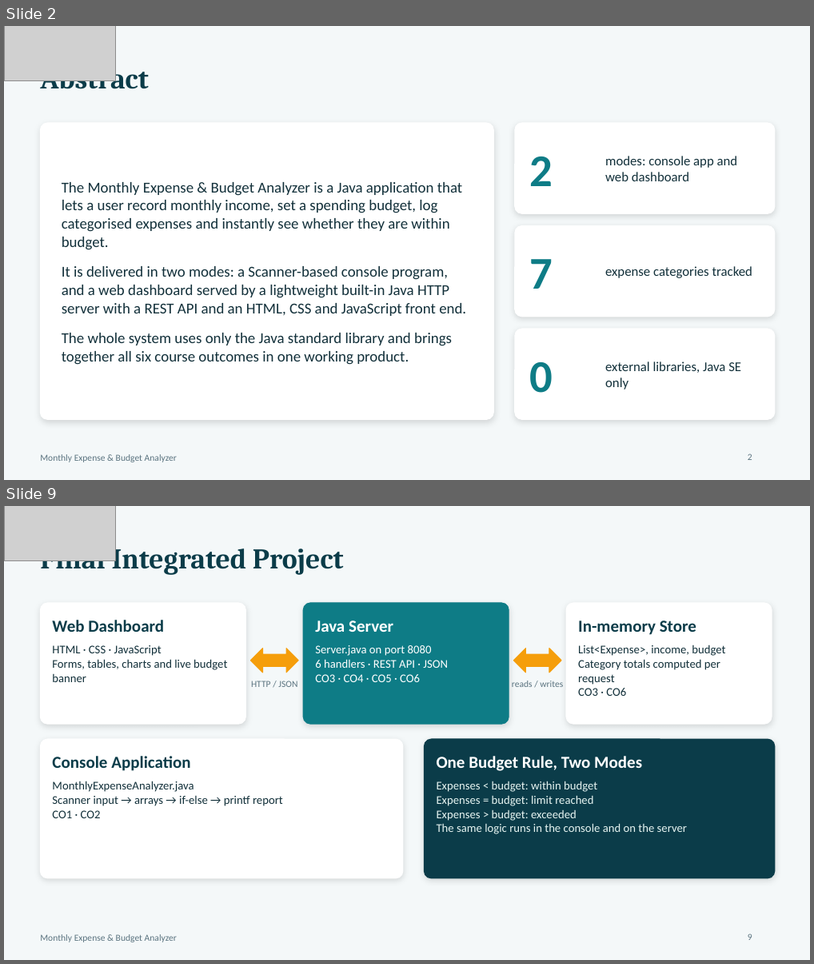
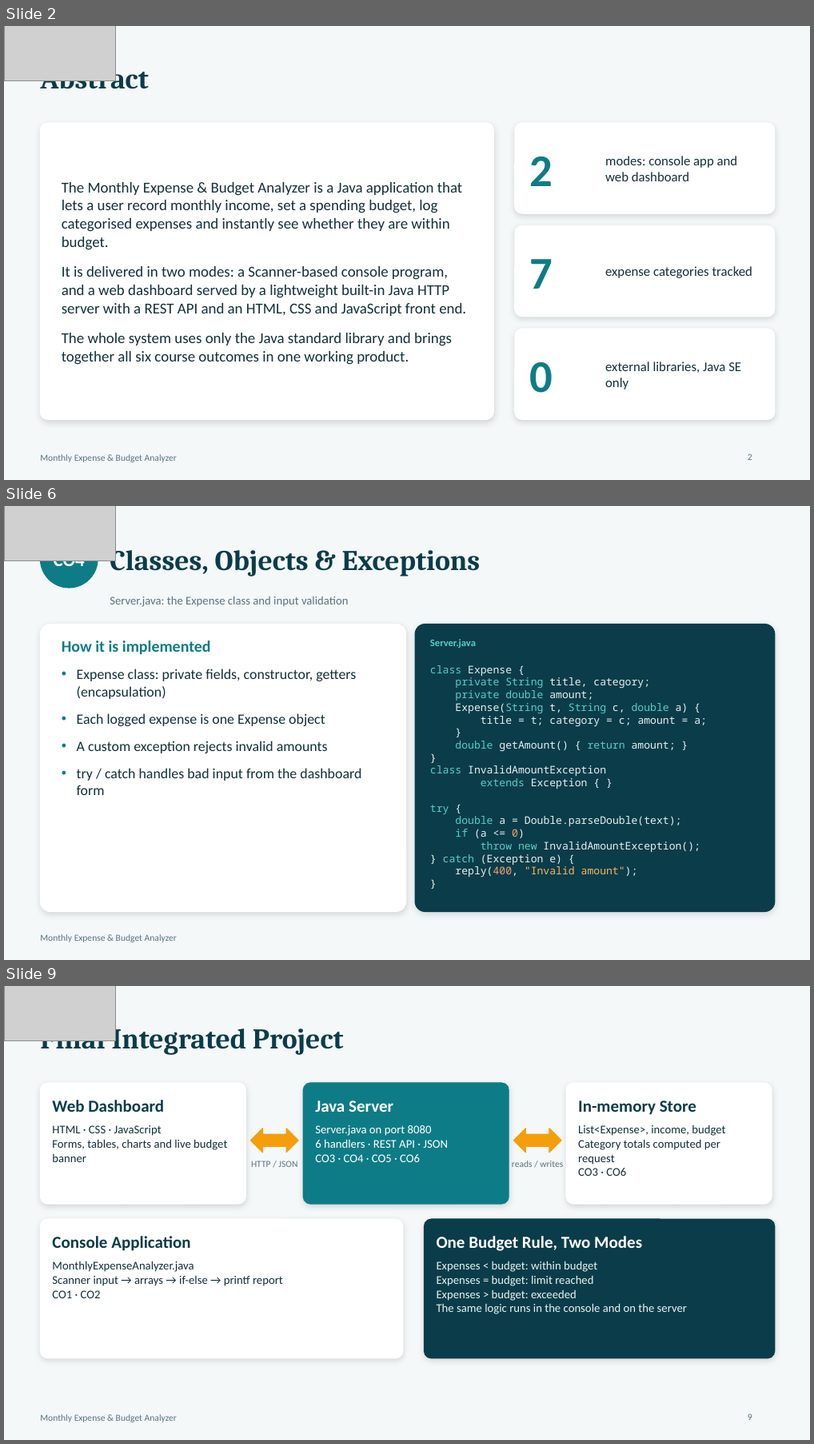
Before and after one commit to bheemavarapuSandeep/Monthly-Expensive---Budget-Analyzer, a slide deck: Expense_Analyzer_Project_Ppt.pptx. Shown one above the other, each under a label of ours: slides 2 and 9 before the commit, slides 2, 6 and 9 after it; the slides between them are not shown. The pictures are 814x964 and 814x1444 pixels, drawn with LibreOffice and Linux fonts; fonts in the diff are those of the drawing; grey boxes stand for pictures. Boxes give left, top, right and bottom in pixels: in the first picture for what was removed or moved away, otherwise in the second. Text is boxed around its words. In the diff, an @@ line names an element or a change of style, - is before the commit and + after.

```diff
--- a/Expense_Analyzer_Project_Ppt.pptx
+++ b/Expense_Analyzer_Project_Ppt.pptx
@@ slide 6 added at (4, 506, 810, 960), background #F4F8F9; not listed: 1 template element that a slide beside it also shows @@
@@ picture added at (4, 506, 115, 561) @@
@@ ellipse added at (40, 530, 98, 588), fill #0E7C86, outline #0E7C86 1 pt @@
@@ title added at (110, 544, 481, 576), 34 pt, text #0B3C49, bold @@
+Classes, Objects & Exceptions
@@ text added at (54, 560, 85, 571), 22 pt, text #FFFFFF, bold @@
+CO4
@@ text added at (110, 596, 349, 607), 14 pt, text #5B7480 @@
+Server.java: the Expense class and input validation
@@ rounded rectangle added at (40, 624, 406, 912), fill #FFFFFF, outline #FFFFFF 1 pt @@
@@ rounded rectangle added at (415, 624, 775, 912), fill #0B3C49, outline #0B3C49 1 pt @@
@@ text added at (62, 640, 362, 795), 17 pt, text #12303A @@
+How it is implemented
+• Expense class: private fields, constructor, getters (encapsulation)
+• Each logged expense is one Expense object
+• A custom exception rejects invalid amounts
+• try / catch handles bad input from the dashboard form
@@ text added at (430, 639, 476, 648), 12 pt, text #4FD1C5, bold @@
+Server.java
@@ text added at (430, 665, 707, 877), 12.5 pt, text #E6F1F3 @@
+class Expense {
+private String title, category;
+private double amount;
+Expense(String t, String c, double a) {
+title = t; category = c; amount = a;
+}
+double getAmount() { return amount; }
+}
+class InvalidAmountException
+extends Exception { }
+try {
+double a = Double.parseDouble(text);
+if (a <= 0)
+throw new InvalidAmountException();
+} catch (Exception e) {
+reply(400, "Invalid amount");
+}
```
Also in this commit, not shown: 5 other slides added, 6 slides removed.
